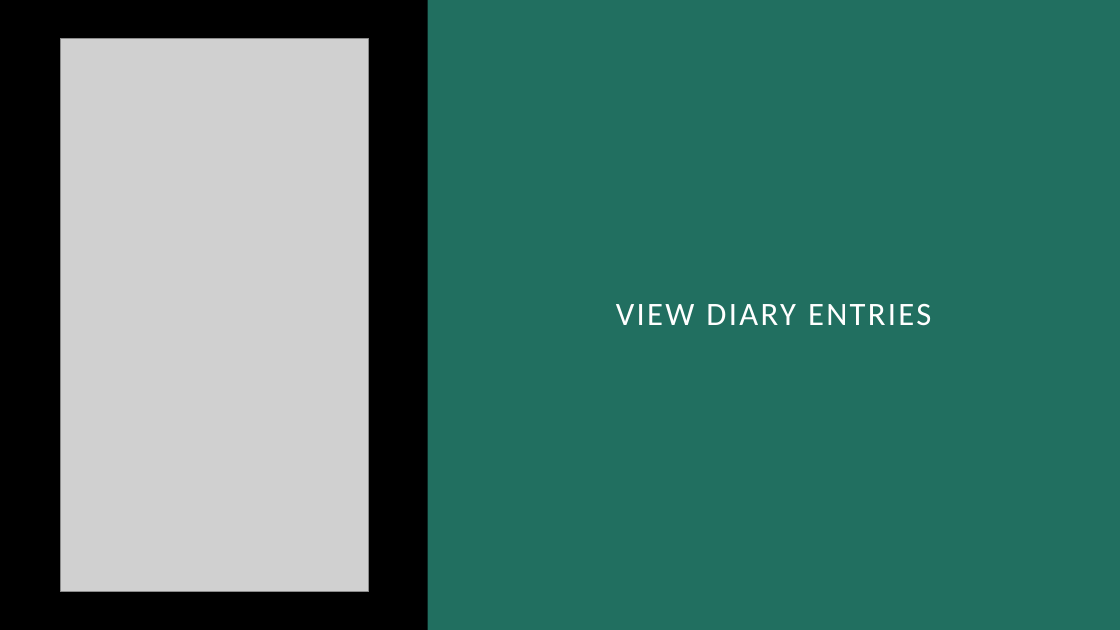
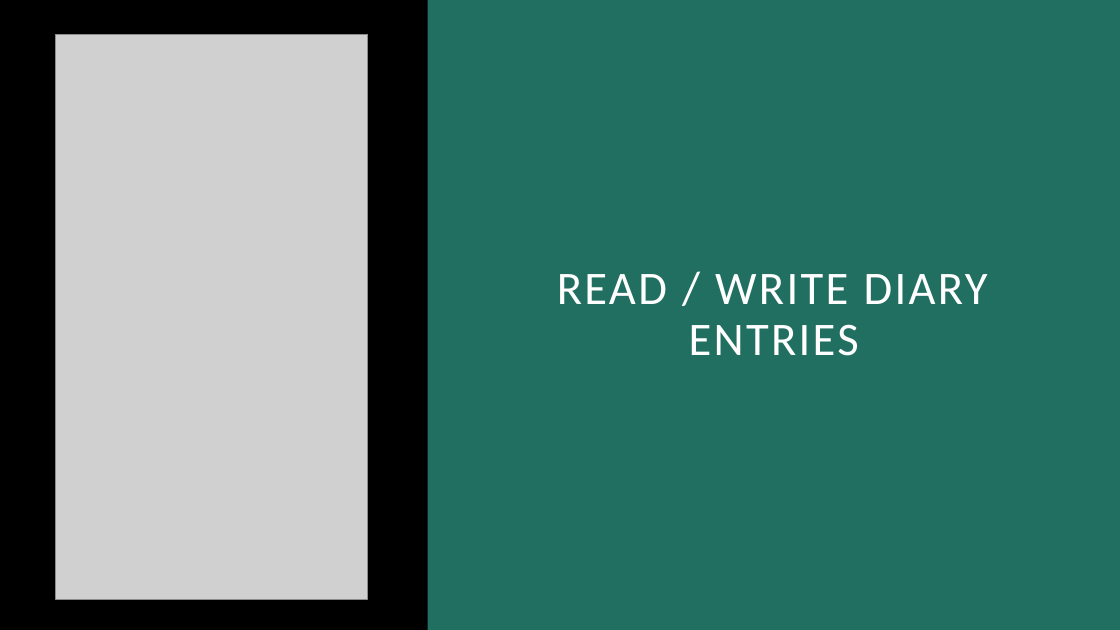
Before and after one commit to brianhawking/Mad157, a slide deck: slide 3 of Semester Project Presentation V2.pptx. Drawn at 1120x630 pixels with LibreOffice and Linux fonts; fonts in the diff are those of the drawing; grey boxes stand for pictures. Boxes give left, top, right and bottom in pixels: in the first picture for what was removed or moved away, otherwise in the second. Text is boxed around its words. In the diff, an @@ line names an element or a change of style, - is before the commit and + after.

```diff
--- a/Semester Project Presentation V2.pptx
+++ b/Semester Project Presentation V2.pptx
@@ picture: place and size @@
-picture at box(60, 39, 369, 592)
+picture at box(55, 34, 368, 600)
@@ text at box(557, 274, 988, 356): text changed; size 28 to 40 pt @@
-VIEW DIARY ENTRIES
+READ / WRITE DIARY ENTRIES
```
Also in this commit, not shown: 6 other slides changed, 3 slides added, 5 slides removed, 2 other files.
